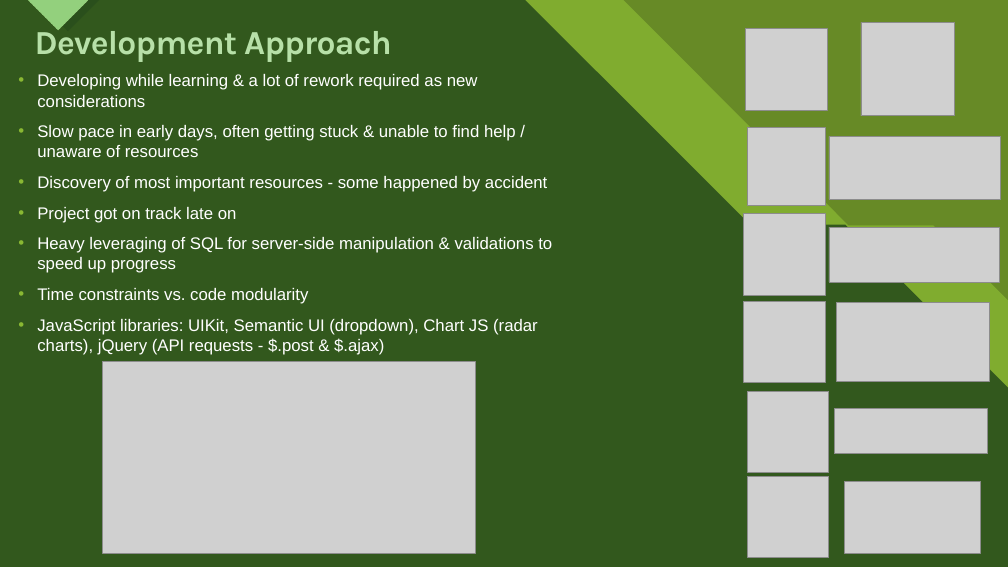
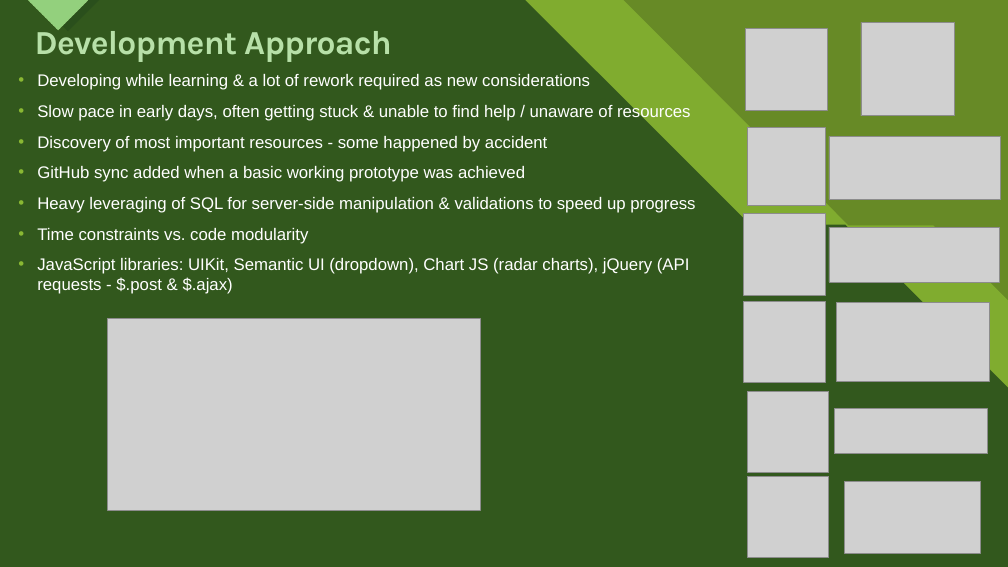
Before and after one commit to ctneeson/emotiontracker2, a slide deck: slide 7 of Emotion Tracker App Project.pptx (slide 6 before the commit). Drawn at 1008x567 pixels with LibreOffice and Linux fonts; fonts in the diff are those of the drawing; grey boxes stand for pictures. Boxes give left, top, right and bottom in pixels: in the first picture for what was removed or moved away, otherwise in the second. Text is boxed around its words. In the diff, an @@ line names an element or a change of style, - is before the commit and + after.

```diff
--- a/Emotion Tracker App Project.pptx
+++ b/Emotion Tracker App Project.pptx
@@ text at [37,166,525,182]: text changed @@
-• Project got on track late on
+• GitHub sync added when a basic working prototype was achieved
@@ picture: place and size @@
-picture at [102,361,475,553]
+picture at [107,319,480,510]
```
Also in this commit, not shown: 3 other slides changed, 1 slide added, 5 other files.
